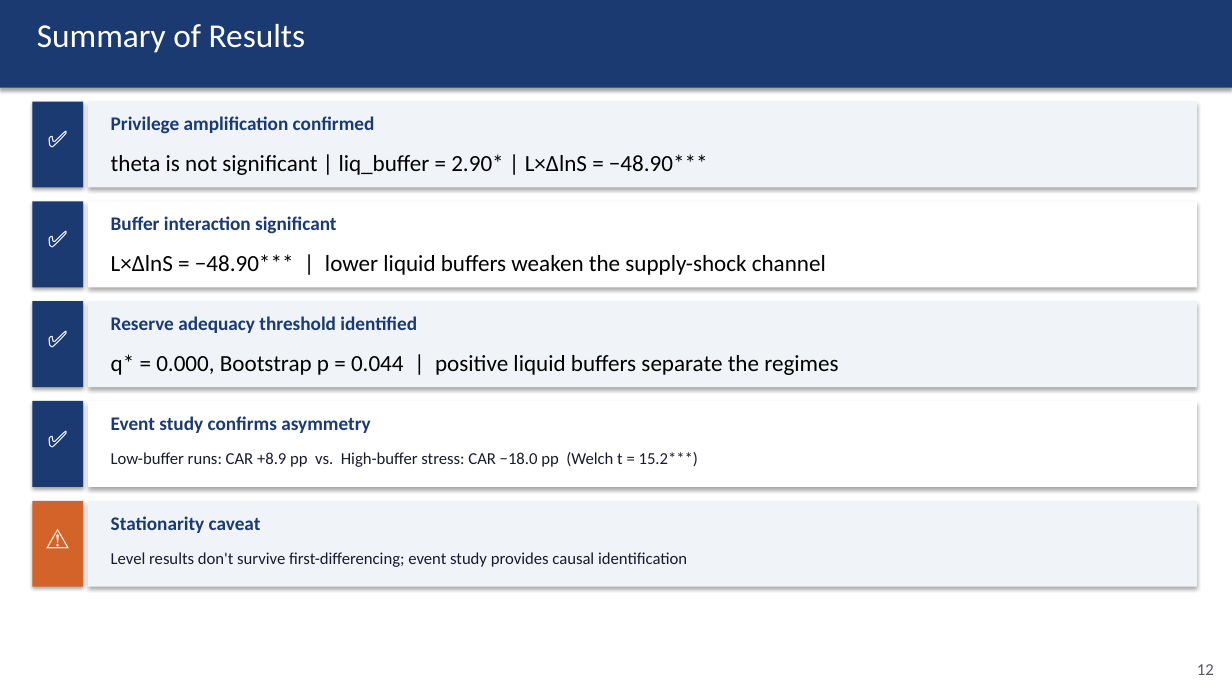
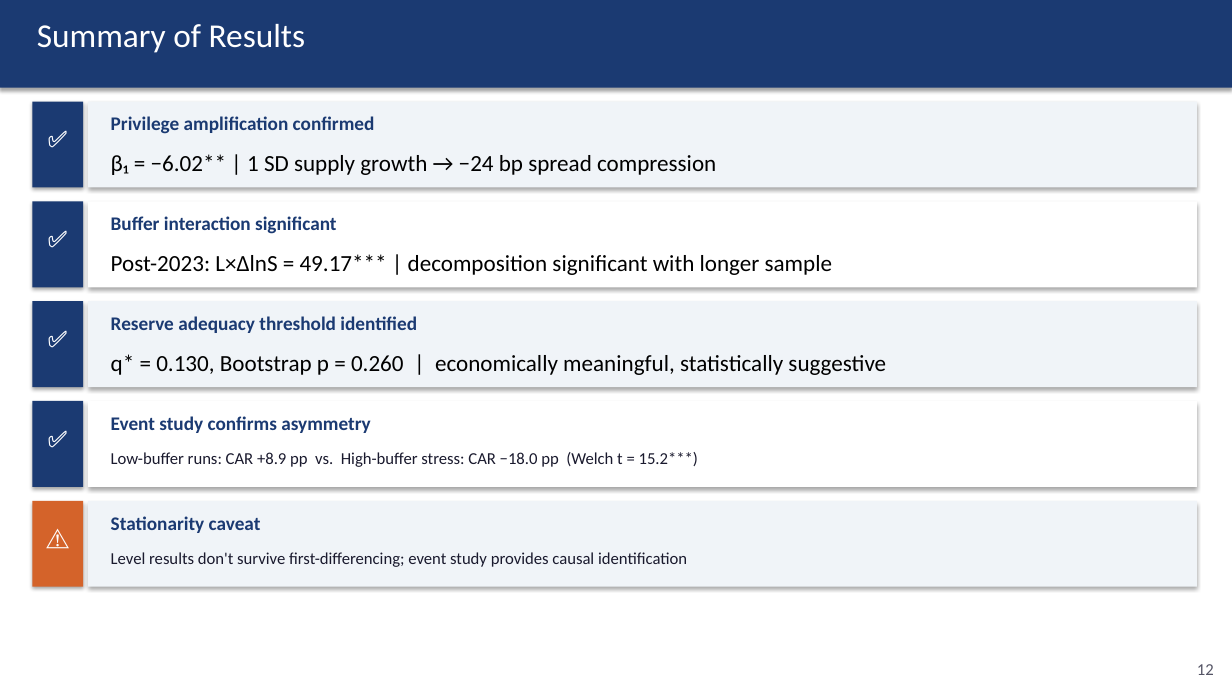
Before and after one commit to kimmireu0921/Stablecoins-and-the-Exorbitant-Privilege, a slide deck: slide 12 of 0512_Stablecoins_Presentation.pptx. Drawn at 1232x693 pixels with LibreOffice and Linux fonts; fonts in the diff are those of the drawing. Boxes give left, top, right and bottom in pixels: in the first picture for what was removed or moved away, otherwise in the second. Text is boxed around its words. In the diff, an @@ line names an element or a change of style, - is before the commit and + after.

```diff
--- a/0512_Stablecoins_Presentation.pptx
+++ b/0512_Stablecoins_Presentation.pptx
@@ text at <box>111,154,716,175</box>: text changed @@
-theta is not significant | liq_buffer = 2.90* | L×ΔlnS = −48.90***
+β₁ = −6.02** | 1 SD supply growth → −24 bp spread compression
@@ text at <box>111,254,832,275</box>: text changed @@
-L×ΔlnS = −48.90*** | lower liquid buffers weaken the supply-shock channel
+Post-2023: L×ΔlnS = 49.17*** | decomposition significant with longer sample
@@ text at <box>111,354,886,375</box>: text changed @@
-q* = 0.000, Bootstrap p = 0.044 | positive liquid buffers separate the regimes
+q* = 0.130, Bootstrap p = 0.260 | economically meaningful, statistically suggestive
```
Also in this commit, not shown: 6 other slides changed, 9 other files.
